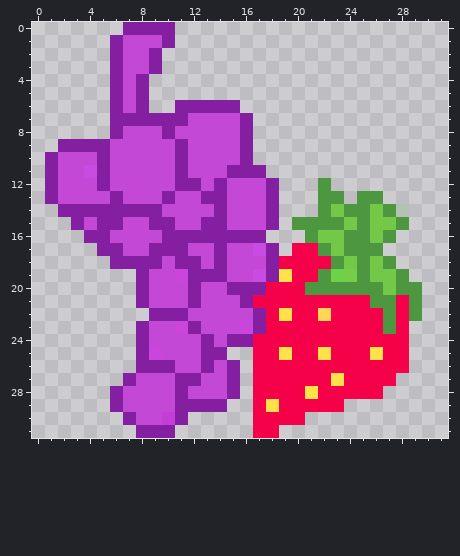
A pixel-art sprite gets an edit: berryplace/images/berry.png. Above, as it was before the edit.
The file is 32x32 pixels. Colours within 5 levels of each other are drawn and written as one.
After the commit:
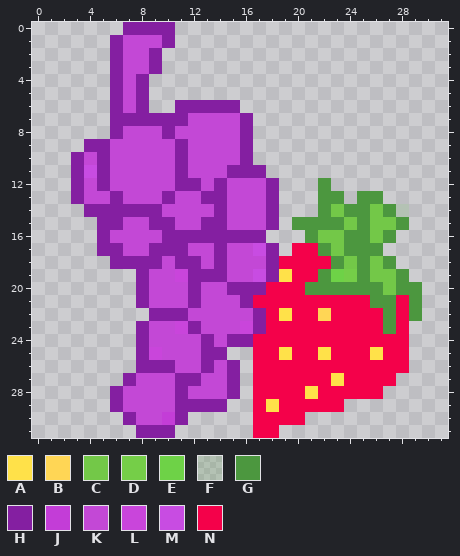
Palette (. is transparent): A #ffe149  B #ffd655  C #73c848  D #75ce48  E #6ed247  F #4c973f32  G #4c973f  H #841fa1  J #c33dd7  K #c348d6  L #c945db  M #c84ce2  N #f4014a
The exact change:
@@ x 0..6 @@
  8 ......H
- 9 ..HHHHK
-10 .HKKKHK
-11 .HKKMHK
-12 .HKKKHK
-13 .HKKKKH
-14 ..HHHHH
-15 ...HKHH
-16 ....HHK
+ 9 ....HHK
+10 ...HKHK
+11 ...HMHK
+12 ...HKHK
+13 ...HKKH
+14 ....HHH
+15 .....HH
+16 .....HK
 17 .....HH
